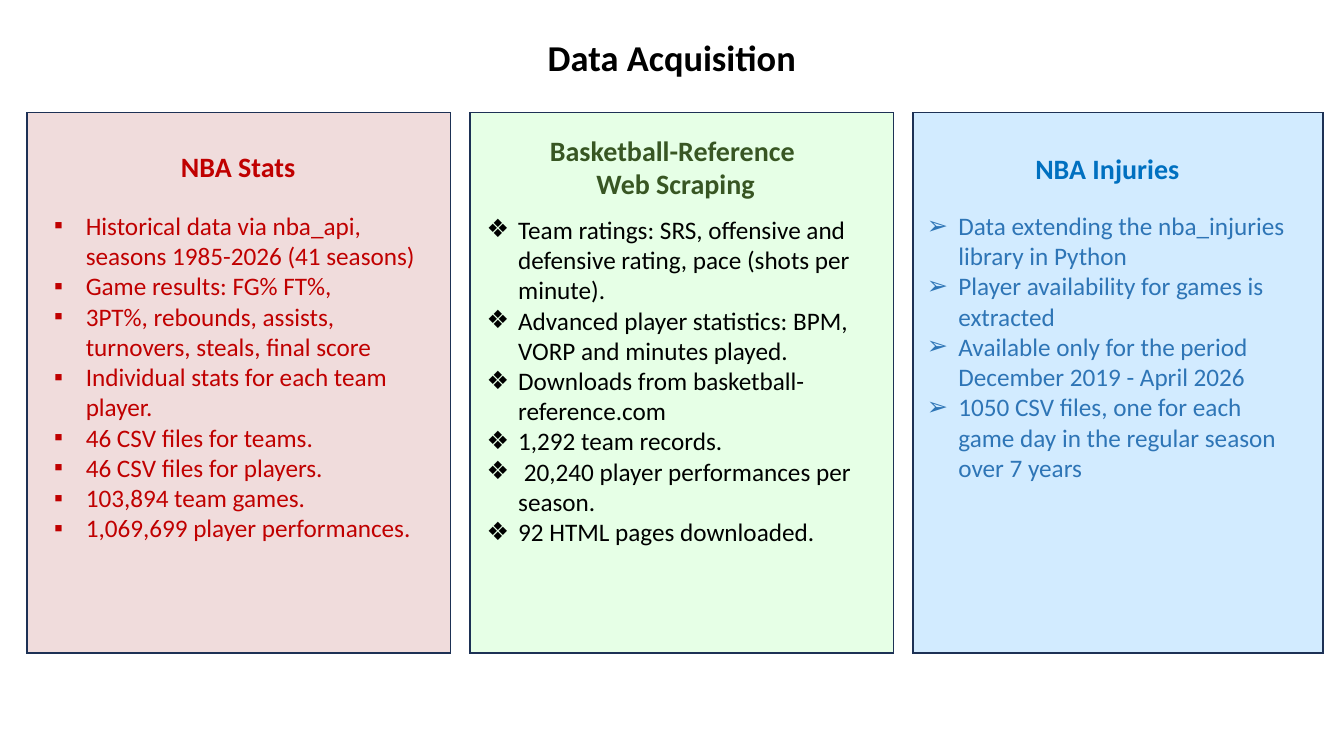
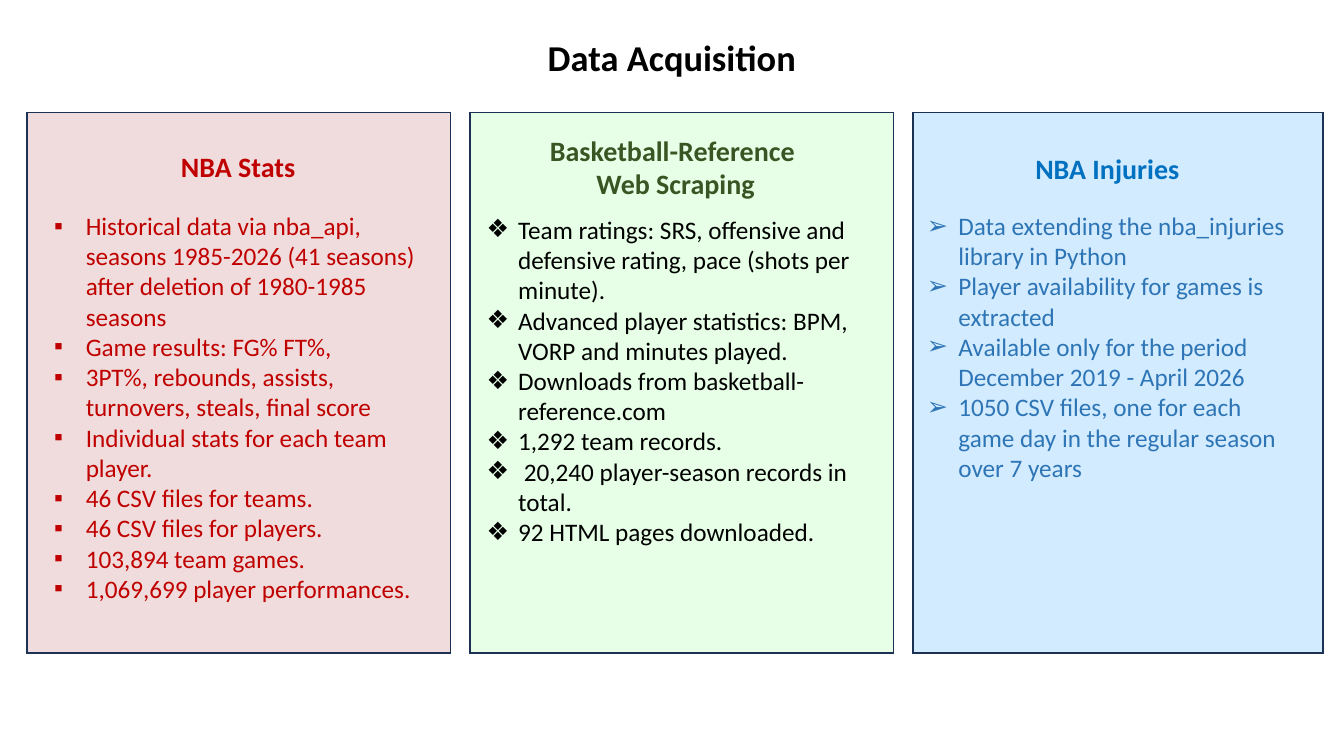
Before and after one commit to Dragos112358/Prezicere_meciuri_NBA, a slide deck: slide 3 of docs/Etapa_1/Prezentari_executabil/Prezentare_etapa_1_eng.ppsx. Drawn at 1344x756 pixels with LibreOffice and Linux fonts; fonts in the diff are those of the drawing. Boxes give left, top, right and bottom in pixels: in the first picture for what was removed or moved away, otherwise in the second. Text is boxed around its words. In the diff, an @@ line names an element or a change of style, - is before the commit and + after.

```diff
--- a/docs/Etapa_1/Prezentari_executabil/Prezentare_etapa_1_eng.ppsx
+++ b/docs/Etapa_1/Prezentari_executabil/Prezentare_etapa_1_eng.ppsx
@@ text at <box>86,217,414,326</box>: text changed @@
-▪ Historical data via nba_api, seasons 1985-2026 (41 seasons)
+▪ Historical data via nba_api, seasons 1985-2026 (41 seasons) after deletion of 1980-1985 seasons
@@ text at <box>518,463,847,511</box>: text changed @@
-❖ 20,240 player performances per season.
+❖ 20,240 player-season records in total.
```
Also in this commit, not shown: 3 other slides changed, 3 other files.
